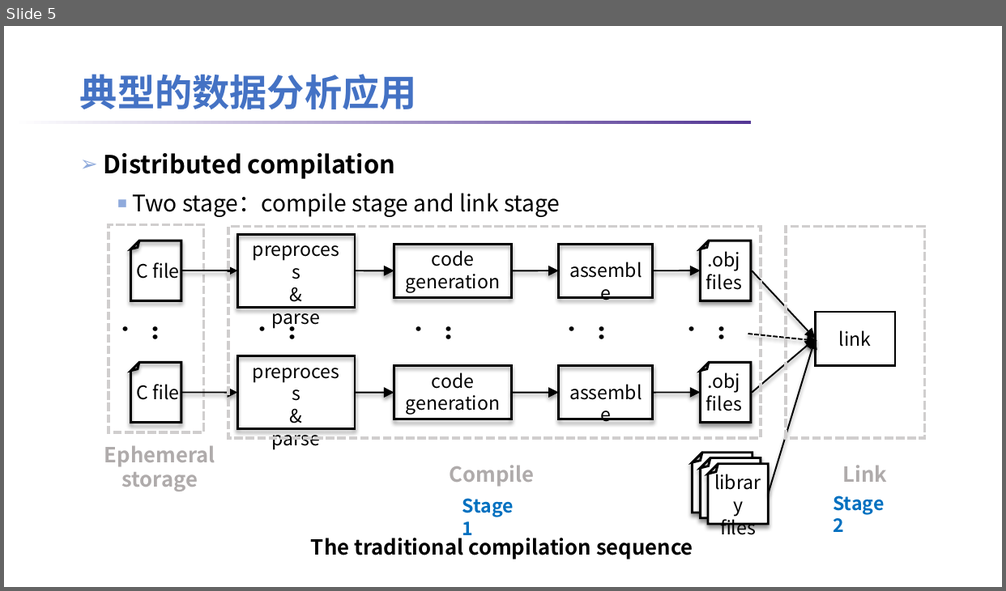
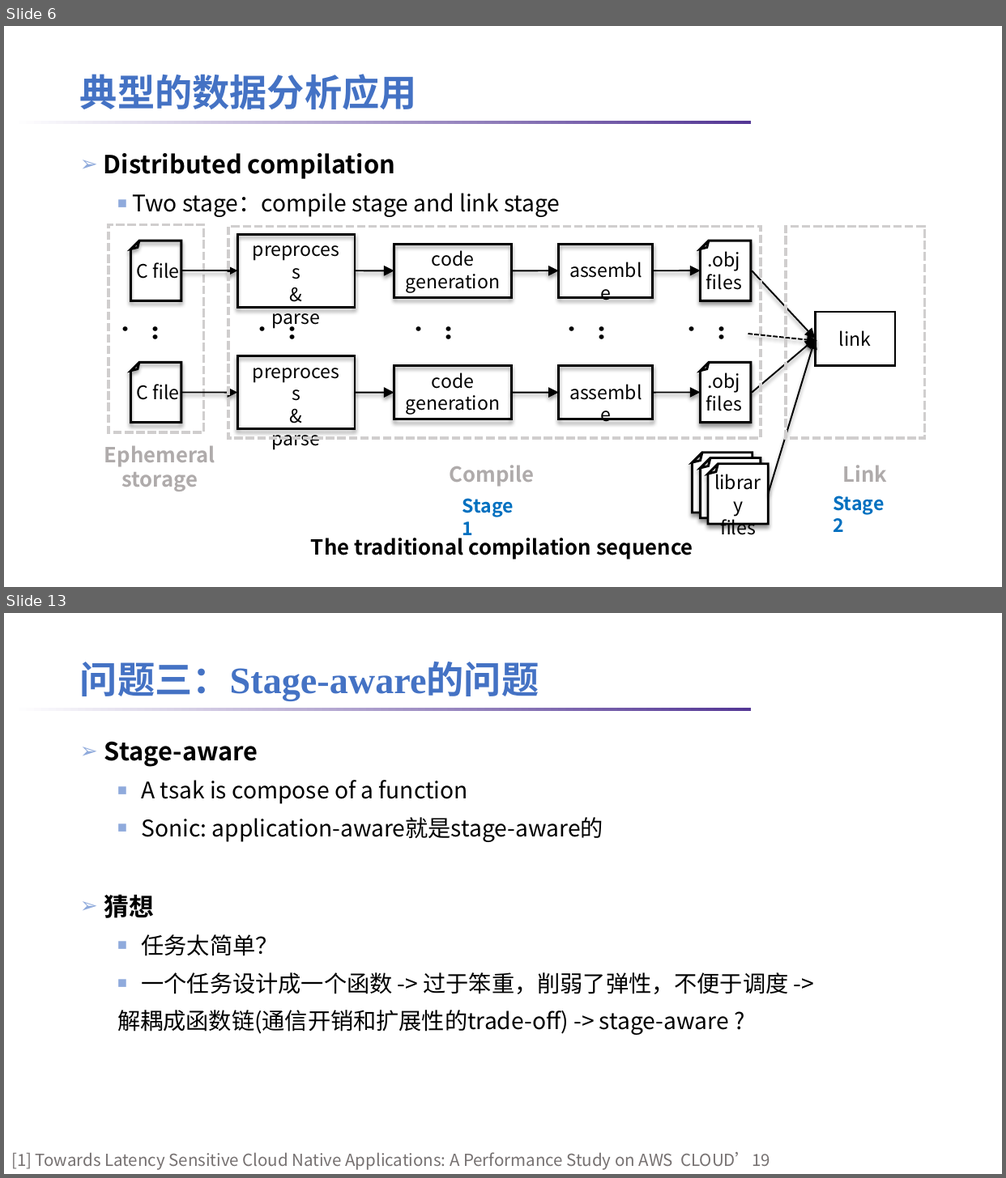
Before and after one commit to lt2000/ADSL, a slide deck: meeting/数据分析应用的数据特征.pptx. Shown one above the other, each under a label of ours: slide 5 before the commit, slides 6 and 13 after it; the slides between them are not shown. The pictures are 1006x591 and 1006x1178 pixels, drawn with LibreOffice and Linux fonts; fonts in the diff are those of the drawing; background and template pictures are left out. Boxes give left, top, right and bottom in pixels: in the first picture for what was removed or moved away, otherwise in the second. Text is boxed around its words. In the diff, an @@ line names an element or a change of style, - is before the commit and + after.

```diff
--- a/meeting/数据分析应用的数据特征.pptx
+++ b/meeting/数据分析应用的数据特征.pptx
@@ slide 13 added at bbox=[4, 613, 1002, 1174], background #FFFFFF; not listed: 1 template element that a slide beside it also shows @@
@@ title added at bbox=[80, 662, 539, 701], 36 pt, text #4472C4, bold @@
+问题三：Stage-aware的问题
@@ text added at bbox=[104, 741, 789, 1035], 22 pt, text #000000 @@
+➢ Stage-aware
+  ■ A tsak is compose of a function
+  ■ Sonic: application-aware就是stage-aware的
+➢ 猜想
+  ■ 任务太简单？
+  ■ 一个任务设计成一个函数 -> 过于笨重，削弱了弹性，不便于调度 ->
+  解耦成函数链(通信开销和扩展性的trade-off) -> stage-aware ?
@@ text added at bbox=[11, 1152, 770, 1170], 16 pt, text #767171 @@
+[1] Towards Latency Sensitive Cloud Native Applications: A Performance Study on AWS CLOUD’19
@@ what was slide 5 is now slide 6 @@
```
Also in this commit, not shown: 7 slides changed, 3 other slides added, 2 slides removed, 1 other file.
